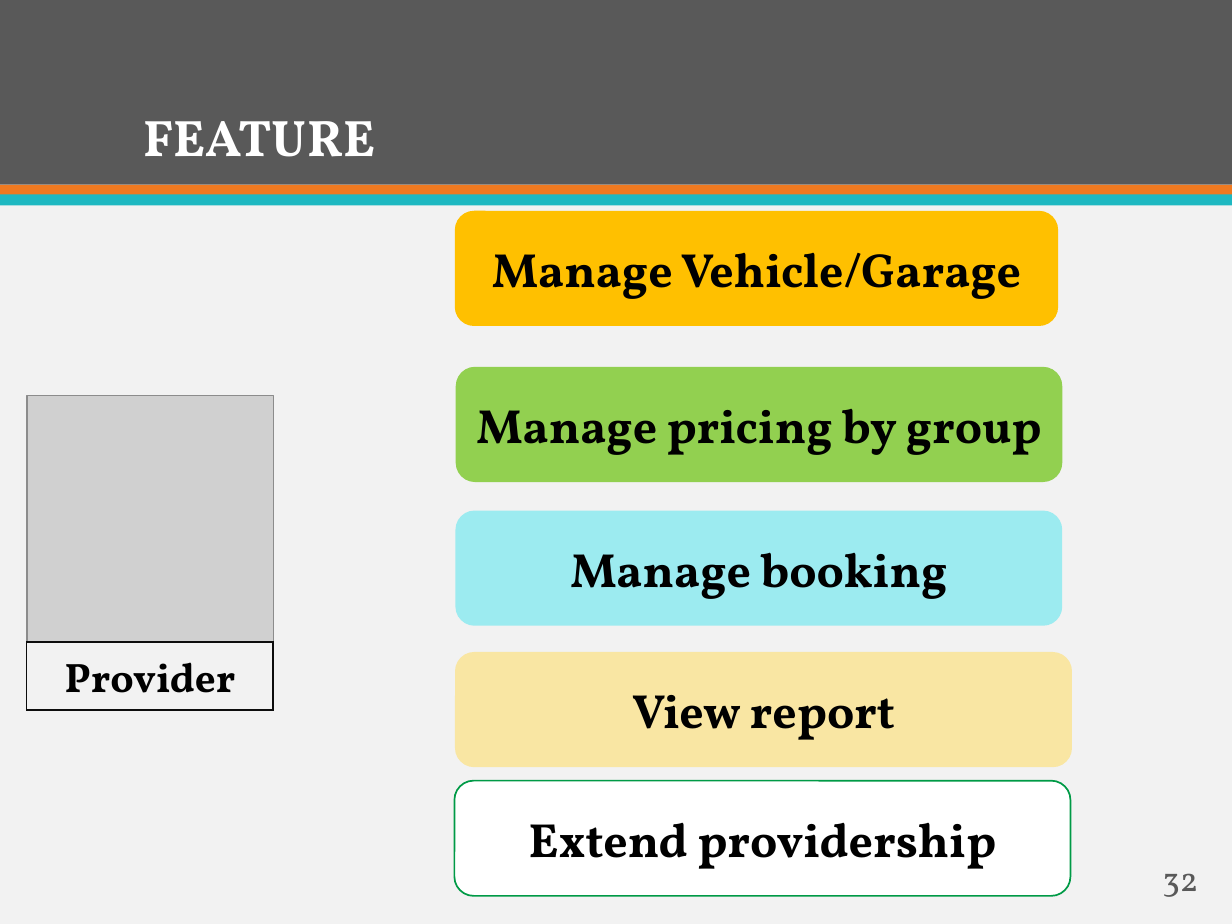
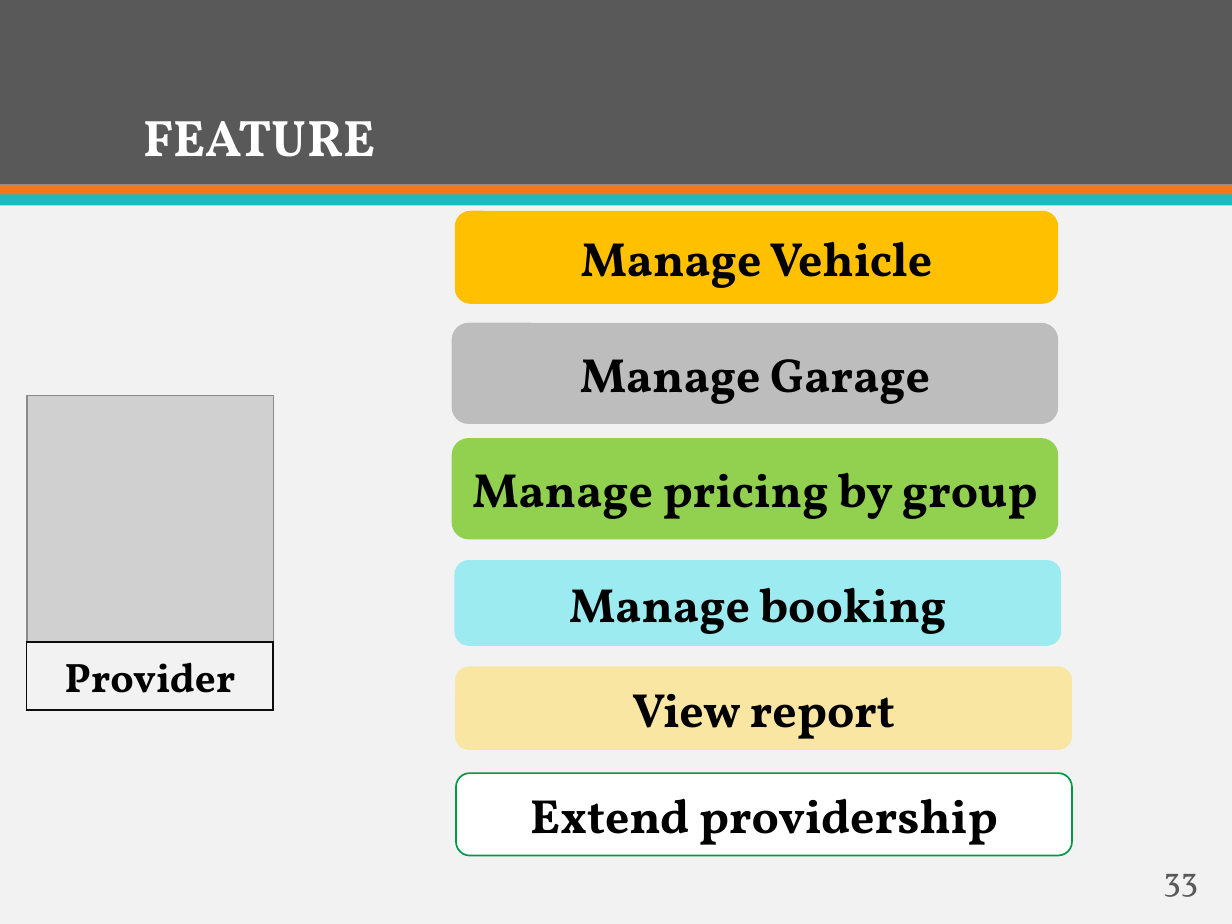
Before and after one commit to firzgard/CarRentalPortal, a slide deck: slide 33 of slide/CAR RENTAL PORTAL-Official.pptx (slide 32 before the commit). Drawn at 1232x924 pixels with LibreOffice and Linux fonts; fonts in the diff are those of the drawing; grey boxes stand for pictures. Boxes give left, top, right and bottom in pixels: in the first picture for what was removed or moved away, otherwise in the second. Text is boxed around its words. In the diff, an @@ line names an element or a change of style, - is before the commit and + after.

Commit message:
update slide

```diff
--- a/slide/CAR RENTAL PORTAL-Official.pptx
+++ b/slide/CAR RENTAL PORTAL-Official.pptx
@@ rounded rectangle "Manage Vehicle": place and size @@
-rounded rectangle "Manage Vehicle" at (455,211,1058,326)
+rounded rectangle "Manage Vehicle" at (455,211,1058,303)
@@ text in rounded rectangle at (581,241,933,288): text changed @@
-Manage Vehicle/Garage
+Manage Vehicle
@@ rounded rectangle added at (452,323,1058,424), fill #BDBDBD, 28 pt, text #000000, bold @@
+Manage Garage
@@ rounded rectangle "Manage pricing by group": place and size @@
-rounded rectangle "Manage pricing by group" at (456,367,1062,483)
+rounded rectangle "Manage pricing by group" at (452,439,1058,540)
@@ rounded rectangle "Manage booking": place and size @@
-rounded rectangle "Manage booking" at (456,510,1063,626)
+rounded rectangle "Manage booking" at (455,561,1062,647)
@@ rounded rectangle "View report": place and size @@
-rounded rectangle "View report" at (455,652,1072,768)
+rounded rectangle "View report" at (455,667,1072,750)
@@ rounded rectangle "Extend providership": place and size @@
-rounded rectangle "Extend providership" at (455,781,1071,897)
+rounded rectangle "Extend providership" at (456,774,1072,856)
@@ page number at (1163,874,1198,897): text changed @@
-32
+33
```
Also in this commit, not shown: 5 other slides changed, 2 slides added, 5 other files.
